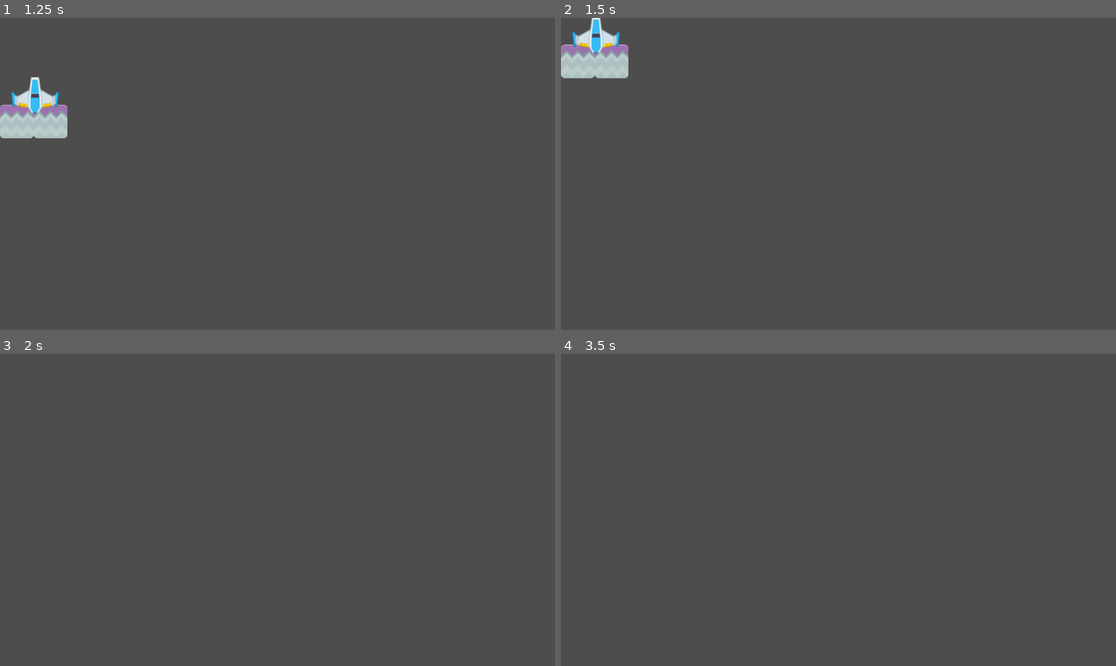
Above: before the commit, frames 1-4 (two rows, left to right).
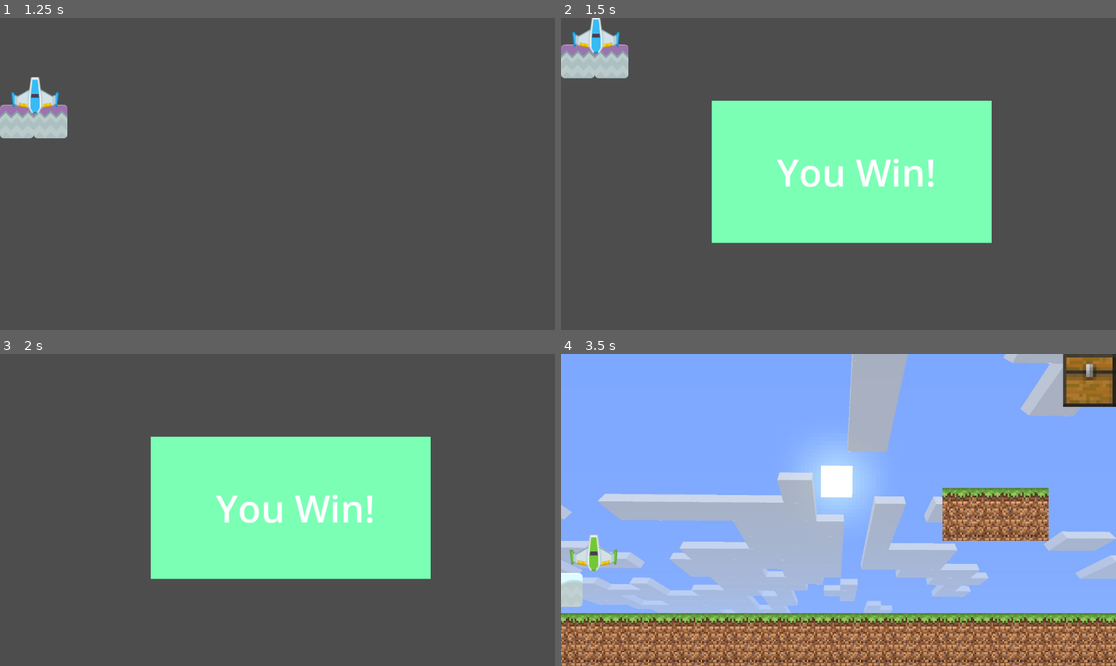
Above: after the commit, the same moments.

Repository: nabilmuafa/game-dev-tutorial
Game: Godot game, scene res://scenes/MainLevel.tscn
Two runs of this game, one before a commit and one after it. Both use one fixed random seed, a clock stepped at 60 frames per second and the inputs below.
Inputs:
- Up to frame 1 (1.25 s): hold Up (move_up) from 0.53 s (still down)
- Up to frame 2 (1.5 s): keep holding Up (move_up)
- Up to frame 3 (2 s): keep holding Up (move_up)
- Up to frame 4 (3.5 s): tap Enter at 2 s; release Up (move_up) at 2.03 s; hold Left (move_left) from 2.03 s (still down); tap Space at 2.75 s

Frame 1 is identical in both runs. In frame 2, 23% of the frame differs, in the area x 27-78%, y 26-73%; in frame 3, 23%; in frame 4, 100%, in the area x 0-100%, y 0-100%.

Commit message:
finish new level

Diff:
--- /dev/null
+++ b/scenes/GreenShip.tscn
@@ -0,0 +1,14 @@
+[gd_scene load_steps=3 format=3 uid="uid://b78nsc17ux5kn"]
+
+[ext_resource type="Texture2D" uid="uid://3ruxfsvp87ub" path="res://assets/playerShip1_green.png" id="1_tbrcj"]
+
+[sub_resource type="RectangleShape2D" id="RectangleShape2D_77ent"]
+size = Vector2(95, 78)
+
+[node name="GreenShip" type="RigidBody2D"]
+
+[node name="Sprite2D" type="Sprite2D" parent="."]
+texture = ExtResource("1_tbrcj")
+
+[node name="CollisionShape2D" type="CollisionShape2D" parent="."]
+shape = SubResource("RectangleShape2D_77ent")
--- /dev/null
+++ b/scenes/Level2.tscn
@@ -0,0 +1,96 @@
+[gd_scene load_steps=10 format=3 uid="uid://dgonxcr65j4bb"]
+
+[ext_resource type="Script" path="res://scenes/MovablePlatform.gd" id="1_2n7sk"]
+[ext_resource type="Texture2D" uid="uid://c55de0i3t7ycu" path="res://assets/minecraft_sky.jpg" id="1_8iier"]
+[ext_resource type="Texture2D" uid="uid://du34whren8st3" path="res://assets/chest.png" id="2_6byx8"]
+[ext_resource type="Texture2D" uid="uid://cbwgix0inp3tk" path="res://assets/snow.png" id="2_gv7yt"]
+[ext_resource type="PackedScene" uid="uid://b63nfcxkd0d3p" path="res://scenes/MinecraftDirt.tscn" id="2_x74l5"]
+[ext_resource type="Script" path="res://scenes/ObjectiveArea2.gd" id="4_8m35c"]
+[ext_resource type="PackedScene" uid="uid://b78nsc17ux5kn" path="res://scenes/GreenShip.tscn" id="4_37wck"]
+
+[sub_resource type="RectangleShape2D" id="RectangleShape2D_cppfp"]
+size = Vector2(70, 70)
+
+[sub_resource type="RectangleShape2D" id="1"]
+size = Vector2(110.375, 110.5)
+
+[node name="Level2" type="Node"]
+
+[node name="TextureRect" type="TextureRect" parent="."]
+offset_right = 1920.0
+offset_bottom = 1018.0
+scale = Vector2(0.6, 0.6)
+texture = ExtResource("1_8iier")
+
+[node name="TextureRect2" type="TextureRect" parent="."]
+offset_left = 1042.0
+offset_right = 1152.0
+offset_bottom = 110.0
+texture = ExtResource("2_6byx8")
+expand_mode = 3
+
+[node name="MovablePlatform" type="Node2D" parent="."]
+script = ExtResource("1_2n7sk")
+
+[node name="Snow" type="StaticBody2D" parent="MovablePlatform"]
+
+[node name="Sprite2D" type="Sprite2D" parent="MovablePlatform/Snow"]
+position = Vector2(68, 490)
+texture = ExtResource("2_gv7yt")
+
+[node name="CollisionShape2D" type="CollisionShape2D" parent="MovablePlatform/Snow"]
+position = Vector2(68, 490)
+shape = SubResource("RectangleShape2D_cppfp")
+
+[node name="PlatformBlue" type="Node2D" parent="."]
+position = Vector2(55, 593)
+
+[node name="MinecraftDirt" parent="PlatformBlue" instance=ExtResource("2_x74l5")]
+
+[node name="MinecraftDirt2" parent="PlatformBlue" instance=ExtResource("2_x74l5")]
+position = Vector2(110, 0)
+
+[node name="MinecraftDirt3" parent="PlatformBlue" instance=ExtResource("2_x74l5")]
+position = Vector2(220, 0)
+
+[node name="MinecraftDirt4" parent="PlatformBlue" instance=ExtResource("2_x74l5")]
+position = Vector2(330, 0)
+
+[node name="MinecraftDirt5" parent="PlatformBlue" instance=ExtResource("2_x74l5")]
+position = Vector2(440, 0)
+
+[node name="MinecraftDirt6" parent="PlatformBlue" instance=ExtResource("2_x74l5")]
+position = Vector2(550, 0)
+
+[node name="MinecraftDirt7" parent="PlatformBlue" instance=ExtResource("2_x74l5")]
+position = Vector2(660, 0)
+
+[node name="MinecraftDirt8" parent="PlatformBlue" instance=ExtResource("2_x74l5")]
+position = Vector2(770, 0)
+
+[node name="MinecraftDirt9" parent="PlatformBlue" instance=ExtResource("2_x74l5")]
+position = Vector2(880, 0)
+
+[node name="MinecraftDirt10" parent="PlatformBlue" instance=ExtResource("2_x74l5")]
+position = Vector2(990, 0)
+
+[node name="MinecraftDirt11" parent="PlatformBlue" instance=ExtResource("2_x74l5")]
+position = Vector2(1100, 0)
+
+[node name="MinecraftDirt12" parent="PlatformBlue" instance=ExtResource("2_x74l5")]
+position = Vector2(902, -260)
+
+[node name="MinecraftDirt13" parent="PlatformBlue" instance=ExtResource("2_x74l5")]
+position = Vector2(792, -260)
+
+[node name="ObjectiveArea2" type="Area2D" parent="."]
+script = ExtResource("4_8m35c")
+
+[node name="CollisionShape2D" type="CollisionShape2D" parent="ObjectiveArea2"]
+position = Vector2(1097.19, 54.75)
+shape = SubResource("1")
+
+[node name="GreenShip" parent="." instance=ExtResource("4_37wck")]
+position = Vector2(68, 407)
+
+[connection signal="body_entered" from="ObjectiveArea2" to="ObjectiveArea2" method="_on_ObjectiveArea_body_entered"]
--- a/scenes/MainLevel.tscn
+++ b/scenes/MainLevel.tscn
@@ -30,4 +30,28 @@
 position = Vector2(70.625, 40)
 shape = SubResource("1")
 
+[node name="WinScreen" type="CanvasLayer" parent="."]
+visible = false
+offset = Vector2(1.755, 0)
+transform = Transform2D(1, 0, 0, 1, 1.755, 0)
+
+[node name="ColorRect" type="ColorRect" parent="WinScreen"]
+offset_left = 311.245
+offset_top = 172.0
+offset_right = 892.245
+offset_bottom = 467.0
+color = Color(0.477416, 1, 0.711389, 1)
+
+[node name="Label" type="Label" parent="WinScreen"]
+offset_left = 446.245
+offset_top = 266.0
+offset_right = 776.245
+offset_bottom = 373.0
+theme_override_font_sizes/font_size = 78
+text = "You Win!"
+
+[node name="Timer" type="Timer" parent="WinScreen"]
+wait_time = 2.0
+one_shot = true
+
 [connection signal="body_entered" from="ObjectiveArea" to="ObjectiveArea" method="_on_ObjectiveArea_body_entered"]
--- /dev/null
+++ b/scenes/MinecraftDirt.tscn
@@ -0,0 +1,15 @@
+[gd_scene load_steps=3 format=3 uid="uid://b63nfcxkd0d3p"]
+
+[ext_resource type="Texture2D" uid="uid://df63m02oeuax5" path="res://assets/minecraft_dirt.jpg" id="1_cbk4f"]
+
+[sub_resource type="RectangleShape2D" id="RectangleShape2D_cq3f3"]
+size = Vector2(110, 110)
+
+[node name="MinecraftDirt" type="StaticBody2D"]
+
+[node name="Sprite2D" type="Sprite2D" parent="."]
+scale = Vector2(0.2, 0.2)
+texture = ExtResource("1_cbk4f")
+
+[node name="CollisionShape2D" type="CollisionShape2D" parent="."]
+shape = SubResource("RectangleShape2D_cq3f3")
--- /dev/null
+++ b/scenes/MovablePlatform.gd
@@ -0,0 +1,21 @@
+extends Node2D
+
+@export var speed = 500.0
+
+# Called when the node enters the scene tree for the first time.
+func _ready():
+	print("Platform initialized")
+
+# Called every frame. 'delta' is the elapsed time since the previous frame.
+func _process(delta):
+	if Input.is_action_pressed("move_up"):
+		move_local_y(-speed * delta, false)
+
+	if Input.is_action_pressed("move_down"):
+		move_local_y(speed * delta, false)
+
+	if Input.is_action_pressed("move_left"):
+		move_local_x(-speed * delta, false)
+
+	if Input.is_action_pressed("move_right"):
+		move_local_x(speed * delta, false)
--- a/scenes/ObjectiveArea.gd
+++ b/scenes/ObjectiveArea.gd
@@ -1,5 +1,10 @@
 extends Area2D
+
+@onready var win_screen = get_tree().current_scene.find_child("WinScreen", true, false)
 
 func _on_ObjectiveArea_body_entered(body: RigidBody2D):
 	if (body.name == "BlueShip"):
 		print("Reached objective!")
+		win_screen.visible = true
+		await get_tree().create_timer(2.0).timeout  # Wait for 2 seconds
+		get_tree().change_scene_to_file("res://scenes/Level2.tscn")
--- /dev/null
+++ b/scenes/ObjectiveArea2.gd
@@ -0,0 +1,5 @@
+extends Area2D
+
+func _on_ObjectiveArea_body_entered(body: RigidBody2D):
+	if (body.name == "GreenShip"):
+		print("Reached objective!")
Binary file added: assets/chest.png
Not shown, added: assets/chest.png.import
Binary file added: assets/minecraft_dirt.jpg
Not shown, added: assets/minecraft_dirt.jpg.import
Binary file added: assets/minecraft_sky.jpg
Not shown, added: assets/minecraft_sky.jpg.import
